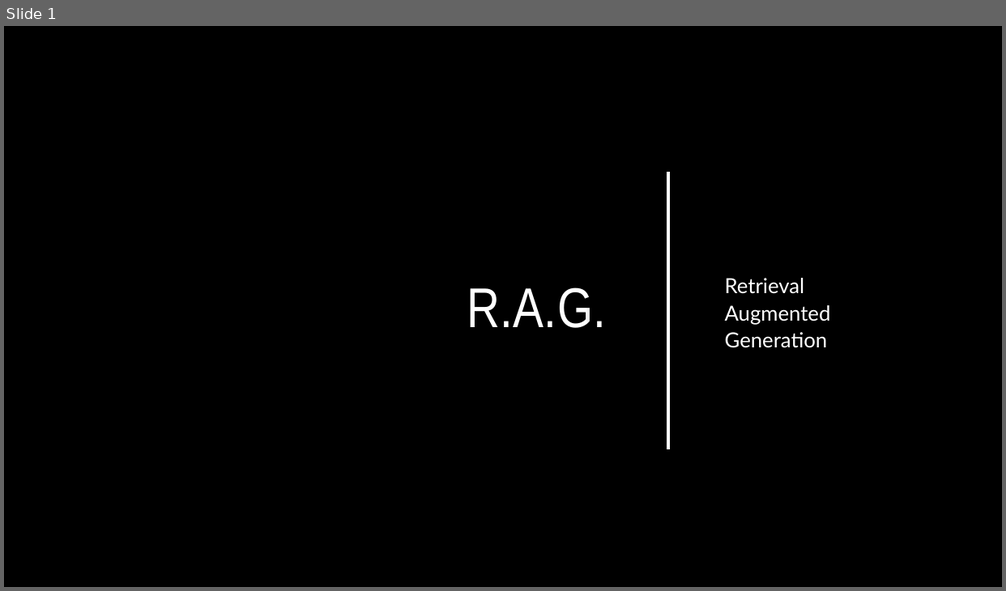
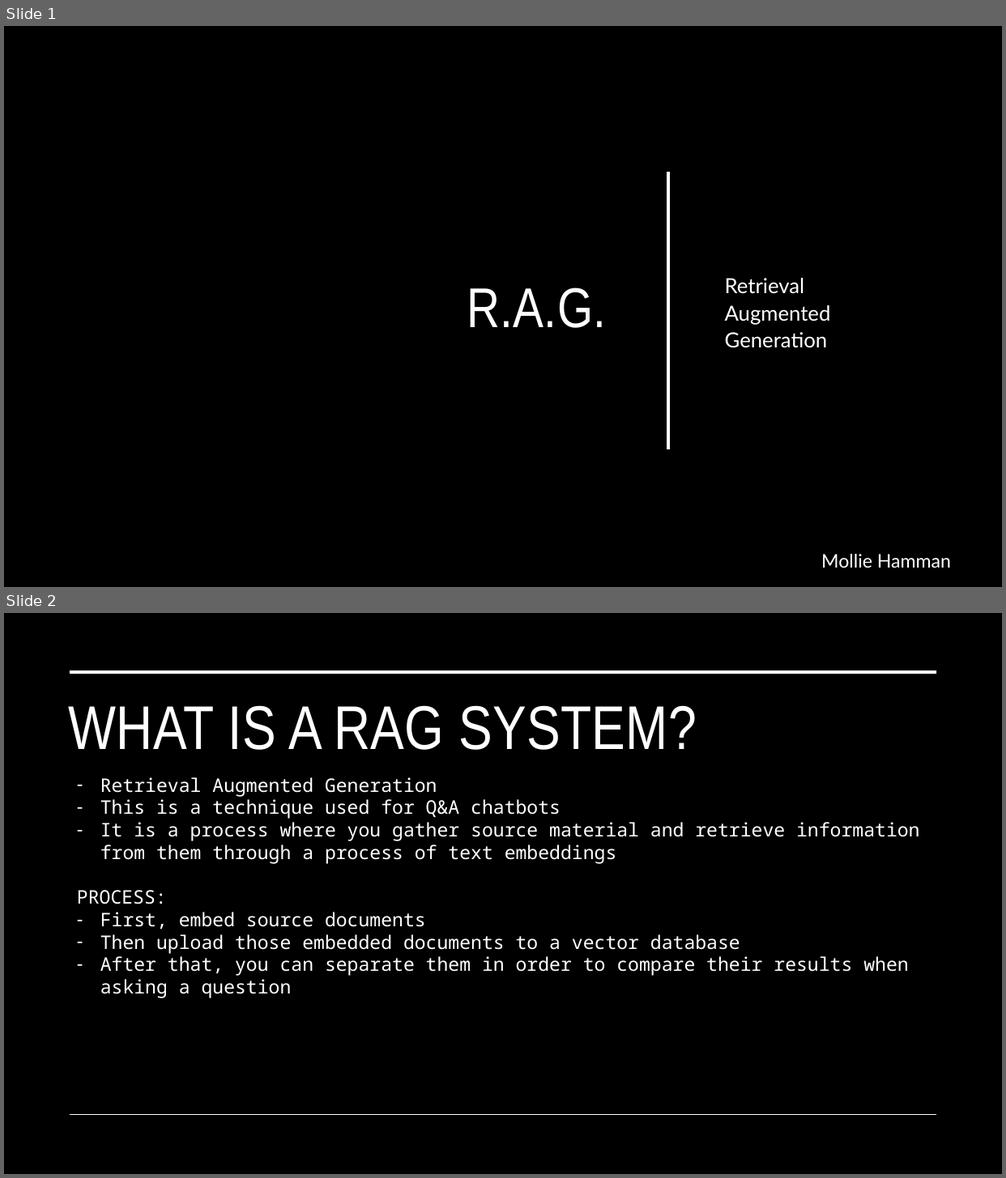
Before and after one commit to mollieeh/RAG, a slide deck: presentation_and_report/AP_RAG_presentation.pptx. Shown one above the other, each under a label of ours: slide 1 before the commit, slides 1 and 2 after it. The pictures are 1006x591 and 1006x1178 pixels, drawn with LibreOffice and Linux fonts; fonts in the diff are those of the drawing; background and template pictures are left out. Boxes give left, top, right and bottom in pixels: in the first picture for what was removed or moved away, otherwise in the second. Text is boxed around its words. In the diff, an @@ line names an element or a change of style, - is before the commit and + after.

```diff
--- a/presentation_and_report/AP_RAG_presentation.pptx
+++ b/presentation_and_report/AP_RAG_presentation.pptx
@@ slide 2 added at [4, 613, 1002, 1174], background #000000 @@
@@ line added from (70, 672) to (937, 672), #FFFFFF 3.5 pt @@
@@ title added at [68, 705, 697, 750], 59.4 pt, text #FFFFFF @@
+WHAT IS A RAG SYSTEM?
@@ text added at [77, 777, 919, 999], 18 pt, text #FFFFFF @@
+– Retrieval Augmented Generation
+– This is a technique used for Q&A chatbots
+– It is a process where you gather source material and retrieve information from them through a process of text embeddings
+PROCESS:
+– First, embed source documents
+– Then upload those embedded documents to a vector database
+– After that, you can separate them in order to compare their results when asking a question
@@ line added from (70, 1115) to (937, 1115), #FFFFFF 1 pt @@
@@ slide 1 changed as well @@
@@ text added at [821, 554, 951, 568], 18 pt, text #FFFFFF @@
+Mollie Hamman
```
Also in this commit, not shown: 2 other slides changed, 6 other slides added, 6 slides removed, 4 other files.
